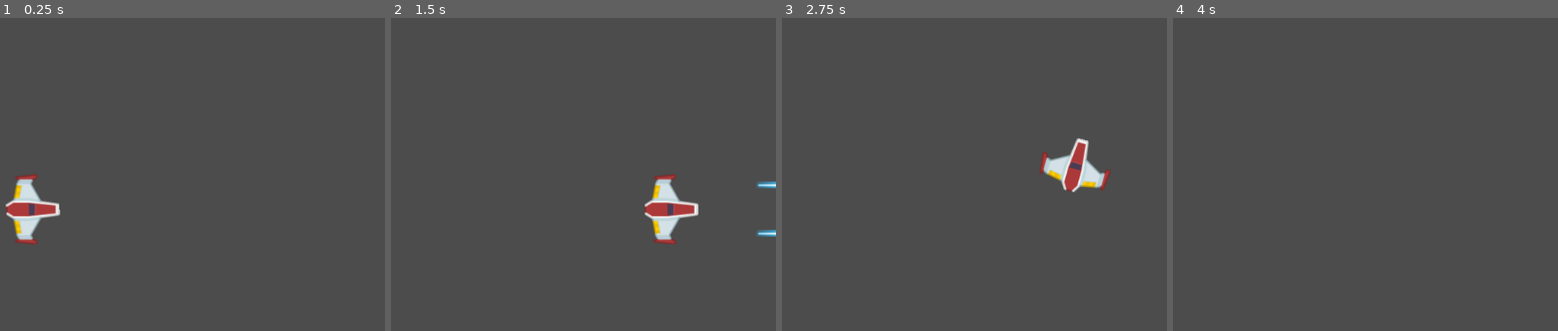
Above: before the commit, frames 1-4 (left to right).
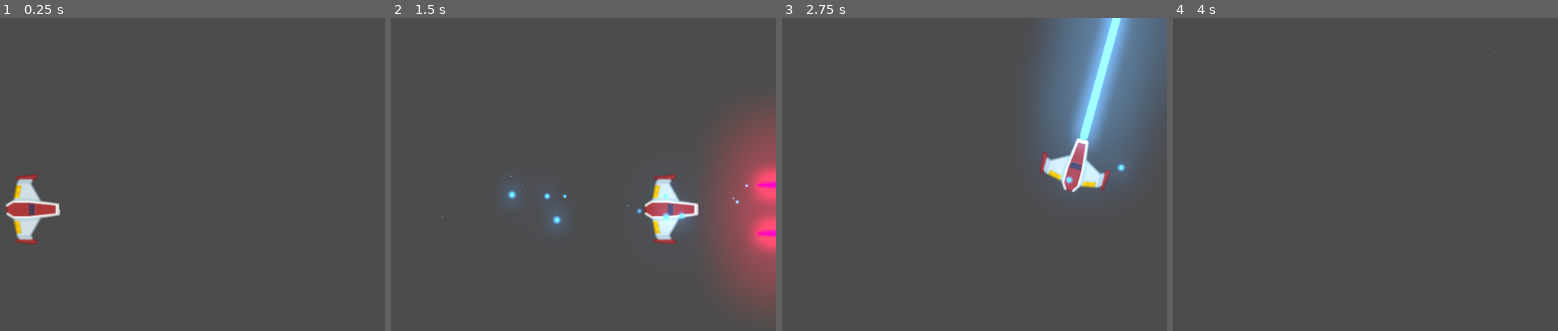
Above: after the commit, the same moments.

Repository: soyMoka/Meteoritos
Game: Godot game, scene res://Juego/Niveles/NivelTest.tscn
The game is run twice, just before and just after one commit, with the same random seed, the same clock (stepped at 60 frames per second) and the same inputs.
Inputs (mouse positions are in pixels of both pictures, inside the frame that each line leads up to):
- Up to frame 1 (0.25 s): no input
- Up to frame 2 (1.5 s): tap Enter at 0.5 s; move the mouse to (571, 208) at 0.52 s; hold Up (mover_adelante) 0.53-1.28 s; hold Right mouse button (disparo_secundario, bound only after th… 0.53-1.28 s; move the mouse to (outside the picture) at 1.27 s; hold Down (mover_atras) from 1.28 s (still down); tap C (disparo_principal) at 1.35 s
- Up to frame 3 (2.75 s): right-click (outside the picture) at 1.55 s; move the mouse to (874, 136) at 2.02 s; release Down (mover_atras) at 2.03 s; hold Up (mover_adelante) from 2.03 s (still down); hold Left (rotar_antihorario) from 2.03 s (still down); right-click (874, 136) at 2.3 s
- Up to frame 4 (4 s): move the mouse to (outside the picture) at 2.77 s; release Left (rotar_antihorario) at 2.78 s; tap Right (rotar_horario) at 2.85 s; right-click (outside the picture) at 3.05 s; tap Space at 3.5 s; move the mouse to (1411, 296) at 3.52 s; release Up (mover_adelante) at 3.53 s; hold Down (mover_atras) from 3.53 s (still down); hold Right mouse button (disparo_secundario, bound only after th… from 3.53 s (still down)

The runs differ from the first frame. In frame 2, 10% of the frame differs, in the area x 13-100%, y 29-94%; in frame 3, 15%, in the area x 65-100%, y 0-56%; in frame 4, less than 0.1%.

Commit message:
adding laser

Diff:
--- a/Juego/Naves/Player.gd
+++ b/Juego/Naves/Player.gd
@@ -11,11 +11,19 @@
 var empuje:Vector2 = Vector2.ZERO
 var dir_rotacion:int = 0
 
-## Atributos Onready
+## Atributos
 onready var canion:Canion = $Canion
+onready var laser:RayoLaser = $LaserBeam2D
 
 
 ## Metodos
+func _unhandled_input(event: InputEvent)-> void:
+	#Disparo de laser
+	if event.is_action_pressed("disparo_secundario"):
+		laser.set_is_casting(true)
+	if event.is_action_released("disparo_secundario"):
+		laser.set_is_casting(false)
+
 func _integrate_forces(state: Physics2DDirectBodyState) -> void:
 
 	apply_central_impulse(empuje.rotated(rotation))
--- a/Juego/Naves/Player.tscn
+++ b/Juego/Naves/Player.tscn
@@ -1,9 +1,10 @@
-[gd_scene load_steps=6 format=2]
+[gd_scene load_steps=7 format=2]
 
 [ext_resource path="res://Juego/Naves/playerShip1_0.png" type="Texture" id=1]
 [ext_resource path="res://Juego/Naves/Player.gd" type="Script" id=2]
 [ext_resource path="res://Juego/Naves/fisic_material_player.tres" type="PhysicsMaterial" id=3]
 [ext_resource path="res://Juego/Proyectiles/Canion.tscn" type="PackedScene" id=4]
+[ext_resource path="res://Juego/Proyectiles/Laser/LaserBeam2D.tscn" type="PackedScene" id=5]
 
 [sub_resource type="CircleShape2D" id=1]
 radius = 38.0132
@@ -33,4 +34,8 @@
 [node name="PuntoDer" parent="Canion" index="1"]
 position = Vector2( 0, 34 )
 
+[node name="LaserBeam2D" parent="." instance=ExtResource( 5 )]
+position = Vector2( 42, 0.00321362 )
+cast_to = Vector2( 1, 7.65147e-05 )
+
 [editable path="Canion"]
--- a/Juego/Niveles/NivelTest.tscn
+++ b/Juego/Niveles/NivelTest.tscn
@@ -1,7 +1,8 @@
-[gd_scene load_steps=3 format=2]
+[gd_scene load_steps=4 format=2]
 
 [ext_resource path="res://Juego/Naves/Player.tscn" type="PackedScene" id=1]
 [ext_resource path="res://Juego/Niveles/Nivel.gd" type="Script" id=2]
+[ext_resource path="res://default_env.tres" type="Environment" id=3]
 
 [node name="NivelTest" type="Node2D"]
 script = ExtResource( 2 )
@@ -9,3 +10,6 @@
 [node name="Player" parent="." instance=ExtResource( 1 )]
 position = Vector2( 530, 269 )
 can_sleep = false
+
+[node name="WorldEnvironment" type="WorldEnvironment" parent="."]
+environment = ExtResource( 3 )
--- a/Juego/Proyectiles/Canion.tscn
+++ b/Juego/Proyectiles/Canion.tscn
@@ -18,7 +18,6 @@
 
 [node name="DisparoSFX" type="AudioStreamPlayer2D" parent="."]
 stream = SubResource( 1 )
-volume_db = -39.505
 bus = "SFX"
 area_mask = 0
 
--- /dev/null
+++ b/Juego/Proyectiles/Laser/LaserBeam2D.gd
@@ -0,0 +1,86 @@
+# Casts a laser along a raycast, emitting particles on the impact point.
+# Use `is_casting` to make the laser fire and stop.
+# You can attach it to a weapon or a ship; the laser will rotate with its parent.
+
+class_name RayoLaser
+extends RayCast2D
+
+# Speed at which the laser extends when first fired, in pixels per seconds.
+export var cast_speed := 7000.0
+# Maximum length of the laser in pixels.
+export var max_length := 1400.0
+# Base duration of the tween animation in seconds.
+export var growth_time := 0.1
+
+# If `true`, the laser is firing.
+# It plays appearing and disappearing animations when it's not animating.
+# See `appear()` and `disappear()` for more information.
+var is_casting := false setget set_is_casting
+
+onready var fill := $FillLine2D
+onready var tween := $Tween
+onready var casting_particles := $CastingParticles2D
+onready var collision_particles := $CollisionParticles2D
+onready var beam_particles := $BeamParticles2D
+onready var laser_sfx := $LaserSFX
+
+onready var line_width: float = fill.width
+
+
+func _ready() -> void:
+	set_physics_process(false)
+	fill.points[1] = Vector2.ZERO
+
+
+func _physics_process(delta: float) -> void:
+	cast_to = (cast_to + Vector2.RIGHT * cast_speed * delta).clamped(max_length)
+	cast_beam()
+
+
+func set_is_casting(cast: bool) -> void:
+	is_casting = cast
+
+	if is_casting:
+		laser_sfx.play()  #Ejecuta el sonido
+		cast_to = Vector2.ZERO
+		fill.points[1] = cast_to
+		appear()
+	else:
+		laser_sfx.stop()      #Para el sonido al soltar el click
+		collision_particles.emitting = false
+		disappear()
+	set_physics_process(is_casting)
+	beam_particles.emitting = is_casting
+	casting_particles.emitting = is_casting
+
+
+# Controls the emission of particles and extends the Line2D to `cast_to` or the ray's
+# collision point, whichever is closest.
+func cast_beam() -> void:
+	var cast_point := cast_to
+
+	force_raycast_update()
+	collision_particles.emitting = is_colliding()
+
+	if is_colliding():
+		cast_point = to_local(get_collision_point())
+		collision_particles.global_rotation = get_collision_normal().angle()
+		collision_particles.position = cast_point
+
+	fill.points[1] = cast_point
+	beam_particles.position = cast_point * 0.5
+	beam_particles.process_material.emission_box_extents.x = cast_point.length() * 0.5
+
+
+func appear() -> void:
+	if tween.is_active():
+		tween.stop_all()
+	tween.interpolate_property(fill, "width", 0, line_width, growth_time * 2)
+	tween.start()
+
+
+func disappear() -> void:
+	if tween.is_active():
+		tween.stop_all()
+	tween.interpolate_property(fill, "width", fill.width, 0, growth_time)
+	tween.start()
--- /dev/null
+++ b/Juego/Proyectiles/Laser/LaserBeam2D.tscn
@@ -0,0 +1,117 @@
+[gd_scene load_steps=13 format=2]
+
+[ext_resource path="res://Juego/Proyectiles/Laser/LaserBeam2D.gd" type="Script" id=1]
+[ext_resource path="res://Juego/Proyectiles/Laser/glowing_circle.png" type="Texture" id=2]
+[ext_resource path="res://Juego/Proyectiles/Laser/LaserPlayer.ogg" type="AudioStream" id=3]
+
+[sub_resource type="Gradient" id=1]
+offsets = PoolRealArray( 0.582915, 1 )
+colors = PoolColorArray( 1, 1, 1, 1, 1, 1, 1, 0 )
+
+[sub_resource type="GradientTexture" id=2]
+gradient = SubResource( 1 )
+
+[sub_resource type="Curve" id=3]
+_data = [ Vector2( 0.518072, 1 ), 0.0, -3.53434, 0, 0, Vector2( 1, 0 ), 0.0, 0.0, 0, 0 ]
+
+[sub_resource type="CurveTexture" id=4]
+curve = SubResource( 3 )
+
+[sub_resource type="ParticlesMaterial" id=5]
+flag_disable_z = true
+gravity = Vector3( 0, 0, 0 )
+initial_velocity = 100.0
+orbit_velocity = 0.0
+orbit_velocity_random = 0.0
+scale = 0.5
+scale_curve = SubResource( 4 )
+color_ramp = SubResource( 2 )
+
+[sub_resource type="Curve" id=6]
+_data = [ Vector2( 0, 0 ), 0.0, 0.0, 0, 0, Vector2( 0.503614, 0.957505 ), 0.0, 0.0, 0, 0, Vector2( 1, 0 ), 0.0, 0.0, 0, 0 ]
+
+[sub_resource type="CurveTexture" id=7]
+curve = SubResource( 6 )
+
+[sub_resource type="ParticlesMaterial" id=8]
+emission_shape = 2
+emission_box_extents = Vector3( 60, 20, 1 )
+flag_align_y = true
+flag_disable_z = true
+direction = Vector3( -1, 0, 0 )
+spread = 0.0
+gravity = Vector3( 0, 0, 0 )
+initial_velocity = 30.0
+orbit_velocity = 0.0
+orbit_velocity_random = 0.0
+tangential_accel = 100.0
+tangential_accel_random = 1.0
+scale = 0.3
+scale_curve = SubResource( 7 )
+
+[sub_resource type="ParticlesMaterial" id=9]
+flag_disable_z = true
+spread = 50.0
+gravity = Vector3( 0, 0, 0 )
+initial_velocity = 300.0
+orbit_velocity = 0.0
+orbit_velocity_random = 0.0
+scale = 0.5
+scale_curve = SubResource( 4 )
+color_ramp = SubResource( 2 )
+
+[node name="LaserBeam2D" type="RayCast2D"]
+enabled = true
+cast_to = Vector2( 0, 0 )
+script = ExtResource( 1 )
+
+[node name="FillLine2D" type="Line2D" parent="."]
+modulate = Color( 1.5, 1.5, 1.5, 1 )
+points = PoolVector2Array( 0, 0, 100, 0 )
+default_color = Color( 0.301961, 0.65098, 1, 1 )
+texture_mode = 2
+joint_mode = 2
+begin_cap_mode = 2
+end_cap_mode = 2
+sharp_limit = 8.0
+antialiased = true
+
+[node name="CastingParticles2D" type="Particles2D" parent="."]
+modulate = Color( 1.5, 1.5, 1.5, 1 )
+show_behind_parent = true
+emitting = false
+lifetime = 0.3
+visibility_rect = Rect2( 0, -18.722, 29.6756, 38.4841 )
+local_coords = false
+process_material = SubResource( 5 )
+texture = ExtResource( 2 )
+
+[node name="BeamParticles2D" type="Particles2D" parent="."]
+modulate = Color( 1.5, 1.5, 1.5, 1 )
+emitting = false
+amount = 50
+preprocess = 1.0
+randomness = 1.0
+visibility_rect = Rect2( -2500, -2500, 5000, 5000 )
+local_coords = false
+draw_order = 1
+process_material = SubResource( 8 )
+texture = ExtResource( 2 )
+
+[node name="CollisionParticles2D" type="Particles2D" parent="."]
+modulate = Color( 1.5, 1.5, 1.5, 1 )
+show_behind_parent = true
+emitting = false
+amount = 16
+lifetime = 0.3
+visibility_rect = Rect2( -2500, -2500, 5000, 5000 )
+local_coords = false
+process_material = SubResource( 9 )
+texture = ExtResource( 2 )
+
+[node name="Tween" type="Tween" parent="."]
+
+[node name="LaserSFX" type="AudioStreamPlayer2D" parent="."]
+stream = ExtResource( 3 )
+pitch_scale = 0.72
+bus = "SFX"
--- /dev/null
+++ b/Juego/Proyectiles/Laser/LightningBeam.gd
@@ -0,0 +1,49 @@
+extends RayCast2D
+
+export (int, 1, 10) var flashes := 3
+export (float, 0.0, 3.0) var flash_time := 0.1
+export (int, 0, 10) var bounces_max := 3
+export var lightning_jolt: PackedScene = preload("res://LightningBeam/LightningJolt.tscn")
+
+var target_point := Vector2.ZERO
+
+onready var jump_area := $JumpArea
+
+
+func _physics_process(delta) -> void:
+	target_point = to_global(cast_to)
+
+	if is_colliding():
+		target_point = get_collision_point()
+
+	jump_area.global_position = target_point
+
+
+func shoot() -> void:
+	var _target_point = target_point
+
+	var _primary_body = get_collider()
+	var _secondary_bodies = jump_area.get_overlapping_bodies()
+
+	if _primary_body:
+		_secondary_bodies.erase(_primary_body)
+		_target_point = _primary_body.global_position
+
+	for flash in range(flashes):
+		var _start = global_position
+
+		var jolt = lightning_jolt.instance()
+		add_child(jolt)
+		jolt.create(_start, target_point)
+
+		_start = _target_point
+		for _i in range(min(bounces_max, _secondary_bodies.size())):
+			var _body = _secondary_bodies[_i]
+
+			jolt = lightning_jolt.instance()
+			add_child(jolt)
+			jolt.create(_start, _body.global_position)
+
+			_start = _body.global_position
+
+		yield(get_tree().create_timer(flash_time), "timeout")
--- a/Juego/Proyectiles/Proyectil.tscn
+++ b/Juego/Proyectiles/Proyectil.tscn
@@ -11,6 +11,7 @@
 script = ExtResource( 2 )
 
 [node name="Sprite" type="Sprite" parent="."]
+modulate = Color( 5.18, 0, 0.63, 1 )
 rotation = 1.5708
 texture = ExtResource( 1 )
 
--- a/default_bus_layout.tres
+++ b/default_bus_layout.tres
@@ -6,5 +6,5 @@
 bus/1/solo = false
 bus/1/mute = false
 bus/1/bypass_fx = false
-bus/1/volume_db = 0.0
+bus/1/volume_db = -4.25003
 bus/1/send = "Master"
--- a/default_env.tres
+++ b/default_env.tres
@@ -3,5 +3,9 @@
 [sub_resource type="ProceduralSky" id=1]
 
 [resource]
-background_mode = 2
+background_mode = 4
 background_sky = SubResource( 1 )
+glow_enabled = true
+glow_intensity = 0.6
+glow_blend_mode = 0
+glow_bicubic_upscale = true
--- a/project.godot
+++ b/project.godot
@@ -28,12 +28,18 @@
 "class": "Proyectil",
 "language": "GDScript",
 "path": "res://Juego/Proyectiles/Proyectil.gd"
+}, {
+"base": "RayCast2D",
+"class": "RayoLaser",
+"language": "GDScript",
+"path": "res://Juego/Proyectiles/Laser/LaserBeam2D.gd"
 } ]
 _global_script_class_icons={
 "Canion": "",
 "Nivel": "",
 "Player": "",
-"Proyectil": ""
+"Proyectil": "",
+"RayoLaser": ""
 }
 
 [application]
@@ -79,6 +85,12 @@
 disparo_principal={
 "deadzone": 0.5,
 "events": [ Object(InputEventKey,"resource_local_to_scene":false,"resource_name":"","device":0,"alt":false,"shift":false,"control":false,"meta":false,"command":false,"pressed":false,"scancode":0,"physical_scancode":67,"unicode":0,"echo":false,"script":null)
+, Object(InputEventMouseButton,"resource_local_to_scene":false,"resource_name":"","device":0,"alt":false,"shift":false,"control":false,"meta":false,"command":false,"button_mask":0,"position":Vector2( 0, 0 ),"global_position":Vector2( 0, 0 ),"factor":1.0,"button_index":1,"pressed":false,"doubleclick":false,"script":null)
+ ]
+}
+disparo_secundario={
+"deadzone": 0.5,
+"events": [ Object(InputEventMouseButton,"resource_local_to_scene":false,"resource_name":"","device":0,"alt":false,"shift":false,"control":false,"meta":false,"command":false,"button_mask":0,"position":Vector2( 0, 0 ),"global_position":Vector2( 0, 0 ),"factor":1.0,"button_index":2,"pressed":false,"doubleclick":false,"script":null)
  ]
 }
 
@@ -88,7 +100,6 @@
 
 [rendering]
 
-quality/driver/driver_name="GLES2"
 vram_compression/import_etc=true
 vram_compression/import_etc2=false
 environment/default_environment="res://default_env.tres"
Not shown, added: Juego/Proyectiles/Laser/LaserPlayer.ogg.import
Binary file added: Juego/Proyectiles/Laser/glowing_circle.png
Not shown, added: Juego/Proyectiles/Laser/glowing_circle.png.import
Not shown, added: Juego/Proyectiles/Laser/LaserPlayer.ogg
